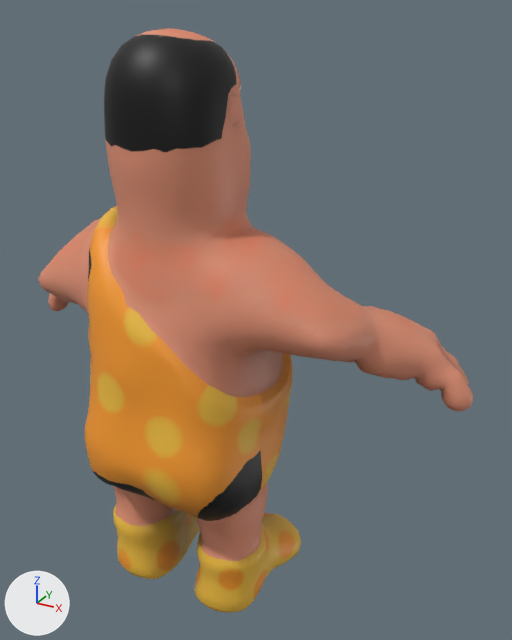
What one commit did to the Blender file Enemies/Enemy1.blend.
Camera for both pictures: a 50 mm camera at (1.275, -1.81, 2.049) aimed at (0.147, 0.242, 1.023). The lights are fixed; the arrows at lower left show +X, +Y and +Z.

Before the edit, the objects in view are built like this:
```python
me_enemymesh = bpy.data.meshes.new('EnemyMesh')
me_enemymesh.from_pydata(...)  # 5376 vertices, 5453 faces; spans x -0.92..0.92, y -0.32..0.62, z 0.0..2.0
me_enemymesh.polygons.foreach_set('use_smooth', [True] * 5453)
me_enemymesh.materials.append(mat_material)  # picture img_enemy1_a_png
ob_enemy = bpy.data.objects.new('Enemy', me_enemymesh)
ob_enemy.location = (0.0, 0.0, 0.0)
```
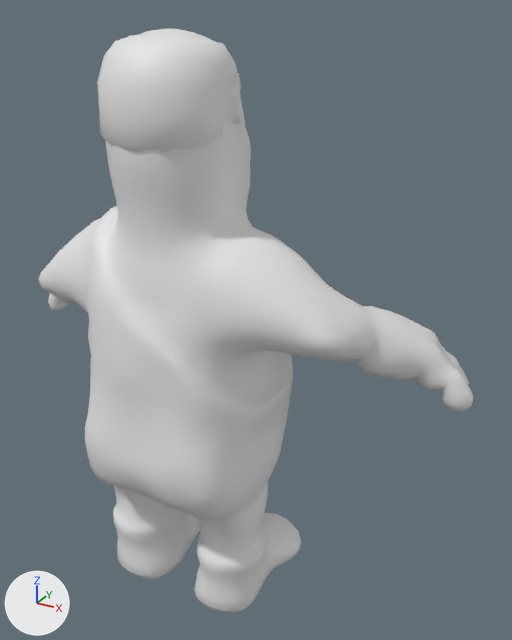
What differs and where, as boxes [x1, y1, x2, y2] in the pictures (512 x 640 px):
part 1 of me_enemymesh, added: after [97, 34, 237, 152]
part 2 of me_enemymesh, built on: before [218, 84, 245, 125]; after [224, 87, 245, 125]
part 3 of me_enemymesh, recoloured (orange to grey): [39, 29, 473, 613] in both

The change in detail:
me_enemymesh is used by ob_enemy; location (0.0, 0.0, 0.0).
me_enemymesh had 5376 vertices, 5453 faces and spanned x -0.92..0.92, y -0.32..0.62, z 0.0..2.0.
me_enemymesh now has 5464 vertices, 5531 faces and spans x -0.92..0.92, y -0.32..0.62, z 0.0..2.0.
me_enemymesh part 1: a new loose piece of 76 vertices spanning x -0.2..0.2, y -0.23..0.1, z 1.67..1.99.
Part 2, on me_enemymesh:
6 vertices are removed from x -0.19..0.19, y 0.02..0.08, z 1.77..1.81.
16 faces are deleted.
2 vertices move within x -0.18..0.18, y 0.08, z 1.77.
18 vertices are added at x -0.22..0.22, y 0.01..0.08, z 1.75..1.82.
32 new faces join them.
me_enemymesh part 3: 5437 faces spanning x -0.92..0.92, y -0.32..0.62, z 0.0..2.0 switch from mat_material (picture img_enemy1_a_png) to no material.
